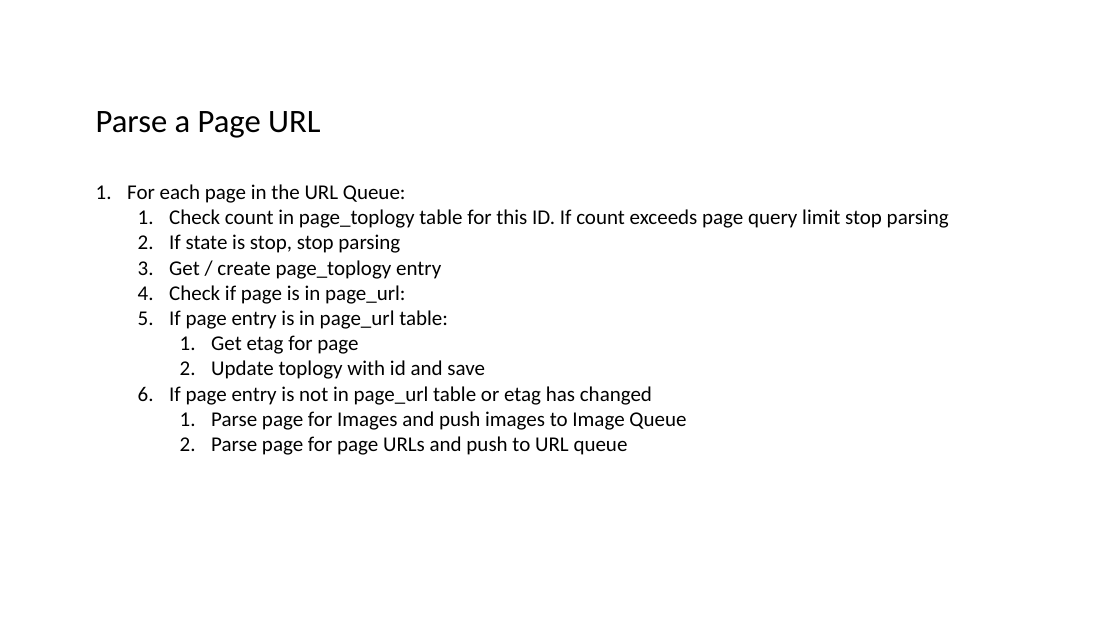
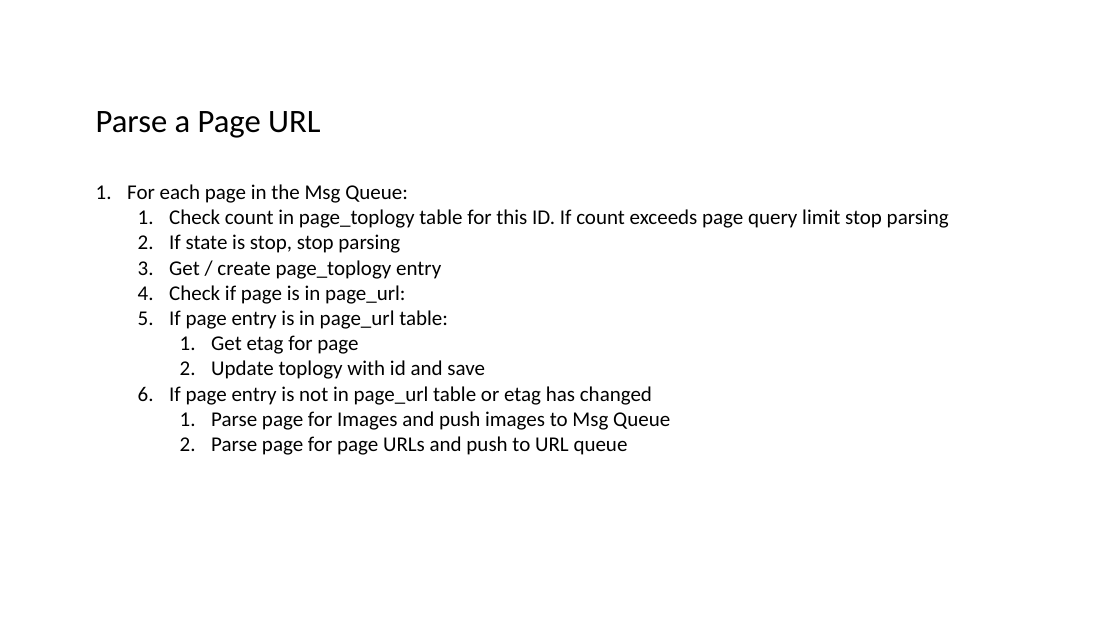
Before and after one commit to datim/squid, a slide deck: slide 5 of docs/design.pptx. Drawn at 1120x630 pixels with LibreOffice and Linux fonts; fonts in the diff are those of the drawing. Boxes give left, top, right and bottom in pixels: in the first picture for what was removed or moved away, otherwise in the second. Text is boxed around its words. In the diff, an @@ line names an element or a change of style, - is before the commit and + after.

```diff
--- a/docs/design.pptx
+++ b/docs/design.pptx
@@ text at (127, 184, 408, 203): text changed @@
-1. For each page in the URL Queue:
+1. For each page in the Msg Queue:
@@ text at (211, 411, 670, 430): text changed @@
-    1. Parse page for Images and push images to Image Queue
+    1. Parse page for Images and push images to Msg Queue
```
Also in this commit, not shown: 3 other slides changed, 11 other files.
